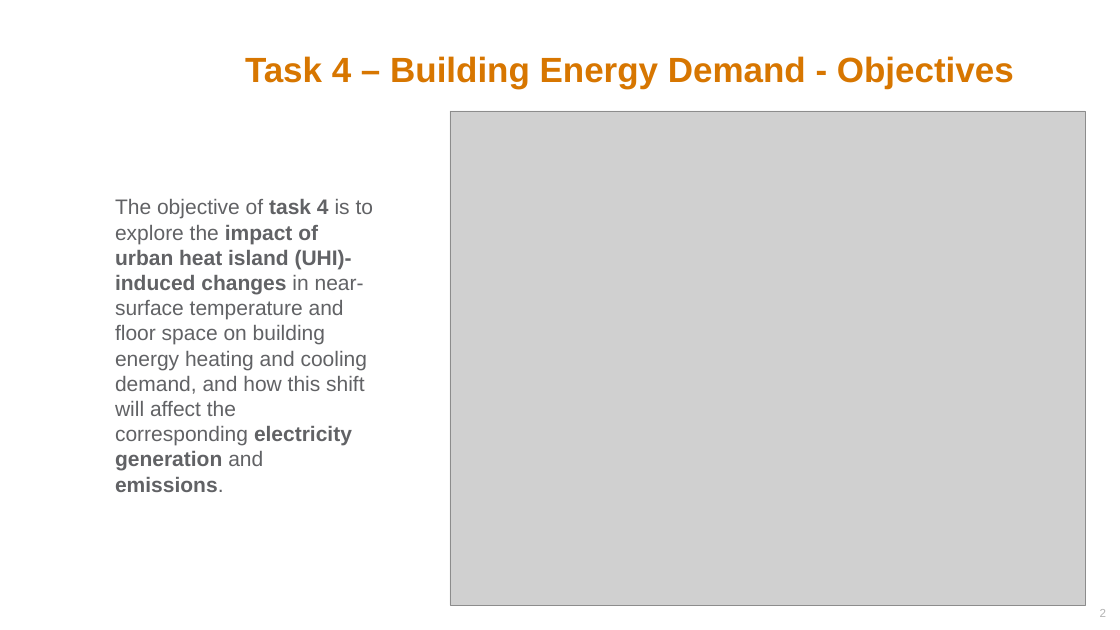
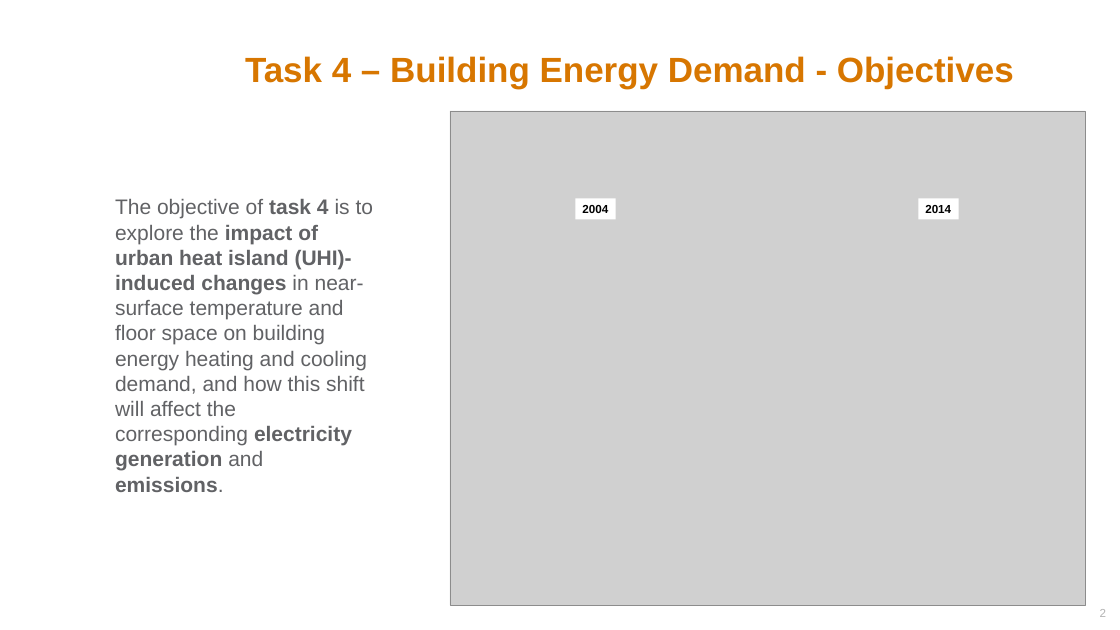
Before and after one commit to JGCRI/bed, a slide deck: slide 2 of extras/presentations/pnnl_nasa_lcluc_task_4.pptx. Drawn at 1120x630 pixels with LibreOffice and Linux fonts; fonts in the diff are those of the drawing; grey boxes stand for pictures; background and template pictures are left out. Boxes give left, top, right and bottom in pixels: in the first picture for what was removed or moved away, otherwise in the second. Text is boxed around its words. In the diff, an @@ line names an element or a change of style, - is before the commit and + after.

Commit message:
Updating presentations

```diff
--- a/extras/presentations/pnnl_nasa_lcluc_task_4.pptx
+++ b/extras/presentations/pnnl_nasa_lcluc_task_4.pptx
@@ rectangle added at <box>575,198,615,219</box>, fill #FFFFFF, 12 pt, text #000000, bold @@
+2004
@@ rectangle added at <box>918,198,958,219</box>, fill #FFFFFF, 12 pt, text #000000, bold @@
+2014
```
Also in this commit, not shown: 1 slide added, 1 slide removed, 4 other files.
